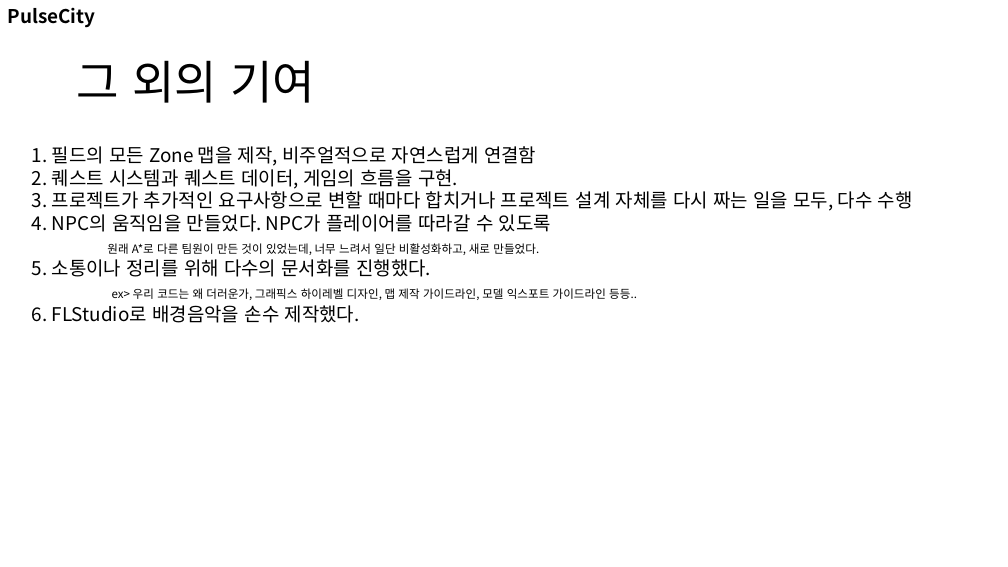
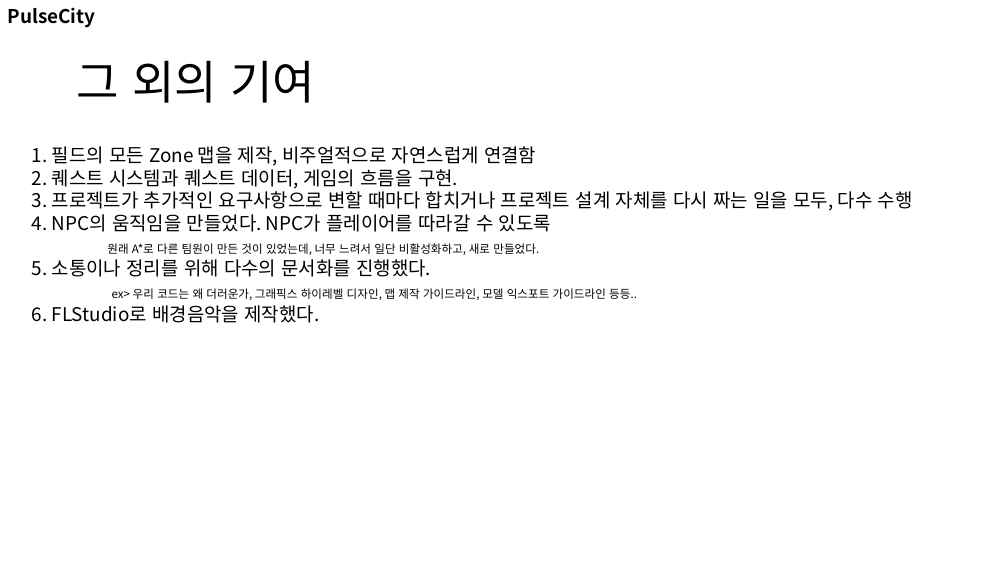
Before and after one commit to nohc2001/PulseCity, a slide deck: slide 14 of 포트폴리오/노훈철 포트폴리오.pptx (slide 13 before the commit). Drawn at 1008x567 pixels with LibreOffice and Linux fonts; fonts in the diff are those of the drawing. Boxes give left, top, right and bottom in pixels: in the first picture for what was removed or moved away, otherwise in the second. Text is boxed around its words. In the diff, an @@ line names an element or a change of style, - is before the commit and + after.

```diff
--- a/포트폴리오/노훈철 포트폴리오.pptx
+++ b/포트폴리오/노훈철 포트폴리오.pptx
@@ text at (32,305,320,323): text changed @@
-6. FLStudio로 배경음악을 손수 제작했다.
+6. FLStudio로 배경음악을 제작했다.
```
Also in this commit, not shown: 10 other slides changed, 1 slide added, 2 other files.
